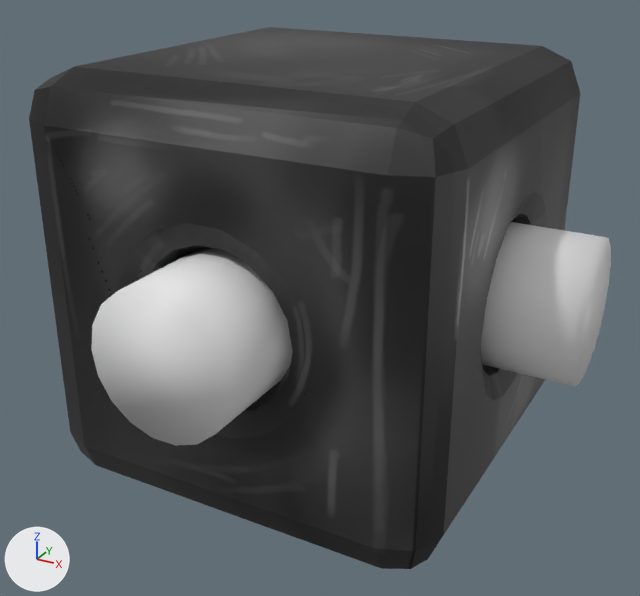
Renders of the glTF model public/bloc.glb from each side of a commit.
The view is the same before and after, from a camera (50 mm lens) standing at (0.999, -1.839, 1.309) and looking at (0.01, -0.04, 0.409). Every picture has the same lights, and +X, +Y and +Z are marked at lower left. The older version comes first. Where no turn or scale is listed for an object, it has been applied to the vertices.

The scene before the commit, as lines of its bpy script (objects in view):
```python
me_cube = bpy.data.meshes.new('Cube')
me_cube.from_pydata(...)  # 344 vertices, 684 faces; spans x -0.5..0.5, y -0.5..0.5, z -0.5..0.5
# faces by material slot: [620, 64]
me_cube.materials.append(mat_material)  # picture img_bloc
me_cube.materials.append(mat_material_001)  # cyan #00cfe7, glowing cyan #00e5ff
me_cylinder_001 = bpy.data.meshes.new('Cylinder.001')
me_cylinder_001.from_pydata(...)  # an 18-sided cylinder along y spanning x -0.167..0.167, y -0.167..0.167, z -0.165..0.165; an 18-sided cylinder along y spanning x -0.167..0.167, y -1.167..-0.833, z -0.165..0.165; an 18-sided cylinder along x spanning x 0.333..0.667, y -0.667..-0.333, z -0.165..0.165; an 18-sided cylinder along x spanning x -0.667..-0.333, y -0.667..-0.333, z -0.165..0.165
ob_cube = bpy.data.objects.new('Cube', me_cube)
ob_cube.location = (0.0, 0.0, 0.5)
ob_cylinder_001 = bpy.data.objects.new('Cylinder.001', me_cylinder_001)
ob_cylinder_001.location = (0.0, 0.5, 0.5)
```
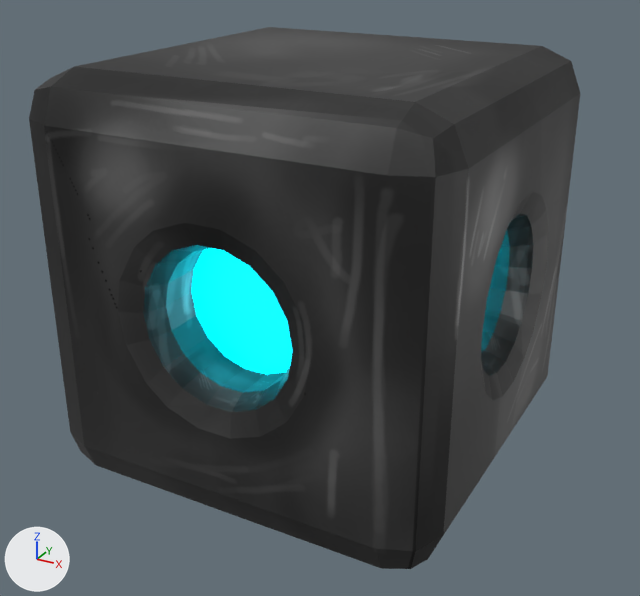
What changed in the scene script:
```text
Remove ob_cylinder_001:
    ob_cylinder_001 = bpy.data.objects.new('Cylinder.001', me_cylinder_001)
    ob_cylinder_001.location = (0.0, 0.5, 0.5)
```

Changed parts and their boxes (x1, y1, x2, y2) in the pictures (640 x 596 px):
'Cylinder.001', deleted: before (91, 222, 611, 446)
